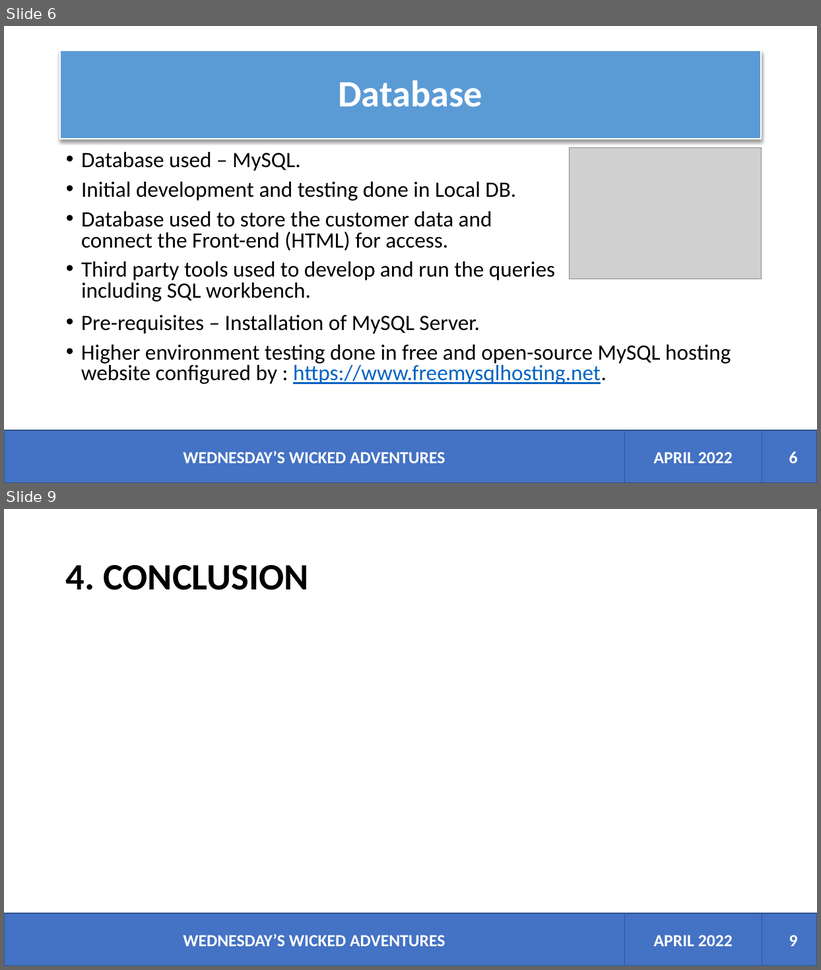
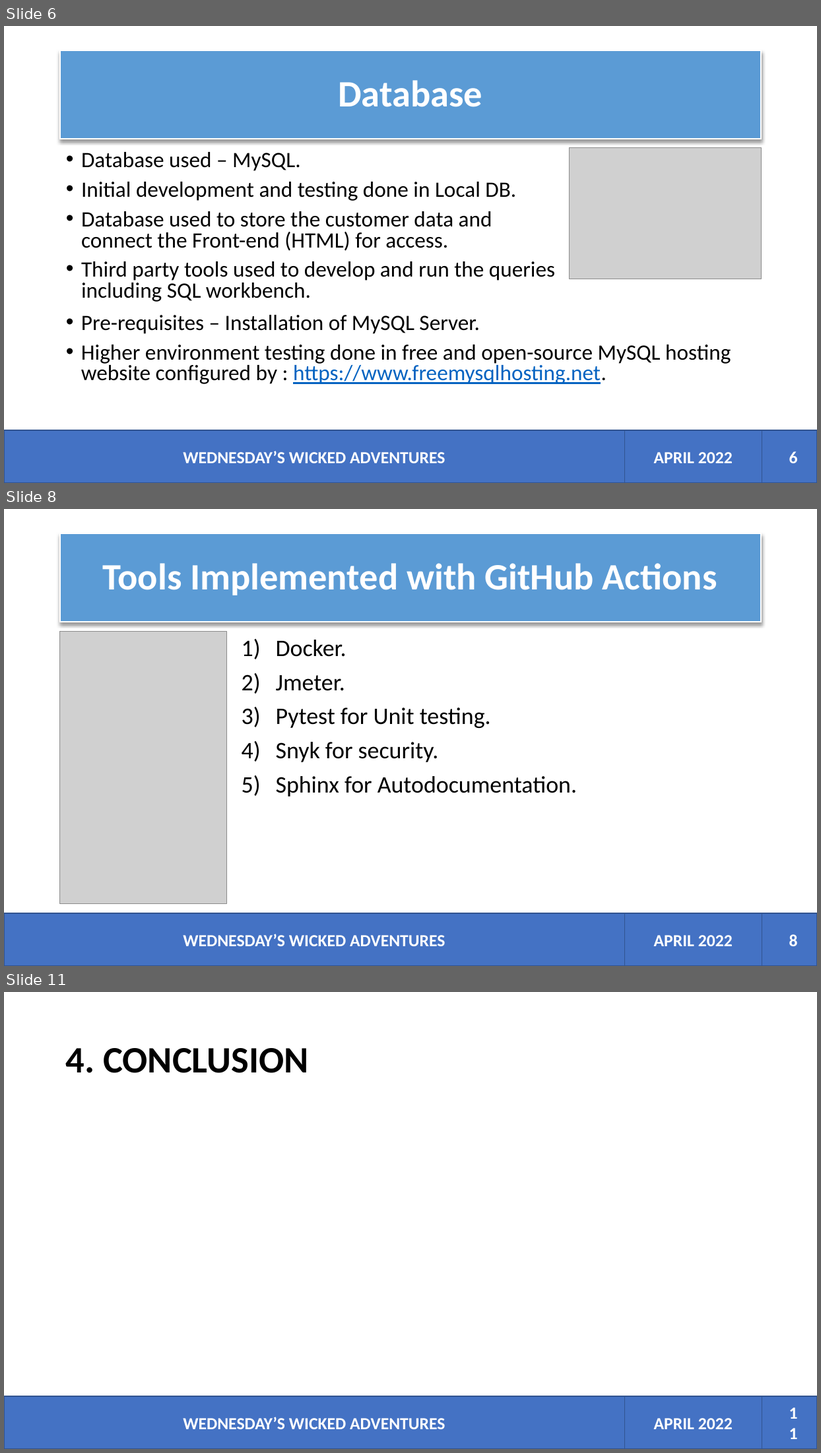
Before and after one commit to devopslecturer/awmsc2022, a slide deck: Wicked Adventures.pptx. Shown one above the other, each under a label of ours: slides 6 and 9 before the commit, slides 6, 8 and 11 after it; the slides between them are not shown. The pictures are 821x970 and 821x1453 pixels, drawn with LibreOffice and Linux fonts; fonts in the diff are those of the drawing; grey boxes stand for pictures. Boxes give left, top, right and bottom in pixels: in the first picture for what was removed or moved away, otherwise in the second. Text is boxed around its words. In the diff, an @@ line names an element or a change of style, - is before the commit and + after.

```diff
--- a/Wicked Adventures.pptx
+++ b/Wicked Adventures.pptx
@@ slide 8 added at [4,509,817,966], background #FFFFFF @@
@@ title added at [60,533,762,622], fill #5B9BD5, outline #FFFFFF 1.5 pt, 44 pt, text #FFFFFF, bold @@
+Tools Implemented with GitHub Actions
@@ picture added at [60,632,227,904] @@
@@ text added at [276,640,577,797], 28 pt, text #000000 @@
+1) Docker.
+2) Jmeter.
+3) Pytest for Unit testing.
+4) Snyk for security.
+5) Sphinx for Autodocumentation.
@@ rectangle added at [4,914,625,966], fill #4472C4, outline #325491 1 pt, 20 pt, text #FFFFFF, bold @@
+WEDNESDAY’S WICKED ADVENTURES
@@ rectangle added at [625,914,762,966], fill #4472C4, outline #325491 1 pt, 20 pt, text #FFFFFF, bold @@
+APRIL 2022
@@ rectangle added at [762,914,817,966], fill #4472C4, outline #325491 1 pt @@
@@ page number added at [789,935,798,947], 20 pt, text #FFFFFF, bold @@
+8
@@ what was slide 9 is now slide 11 @@
@@ page number at [789,1418,798,1430]: text changed @@
-9
+11
```
Also in this commit, not shown: 2 slides changed, 1 other slide added.
